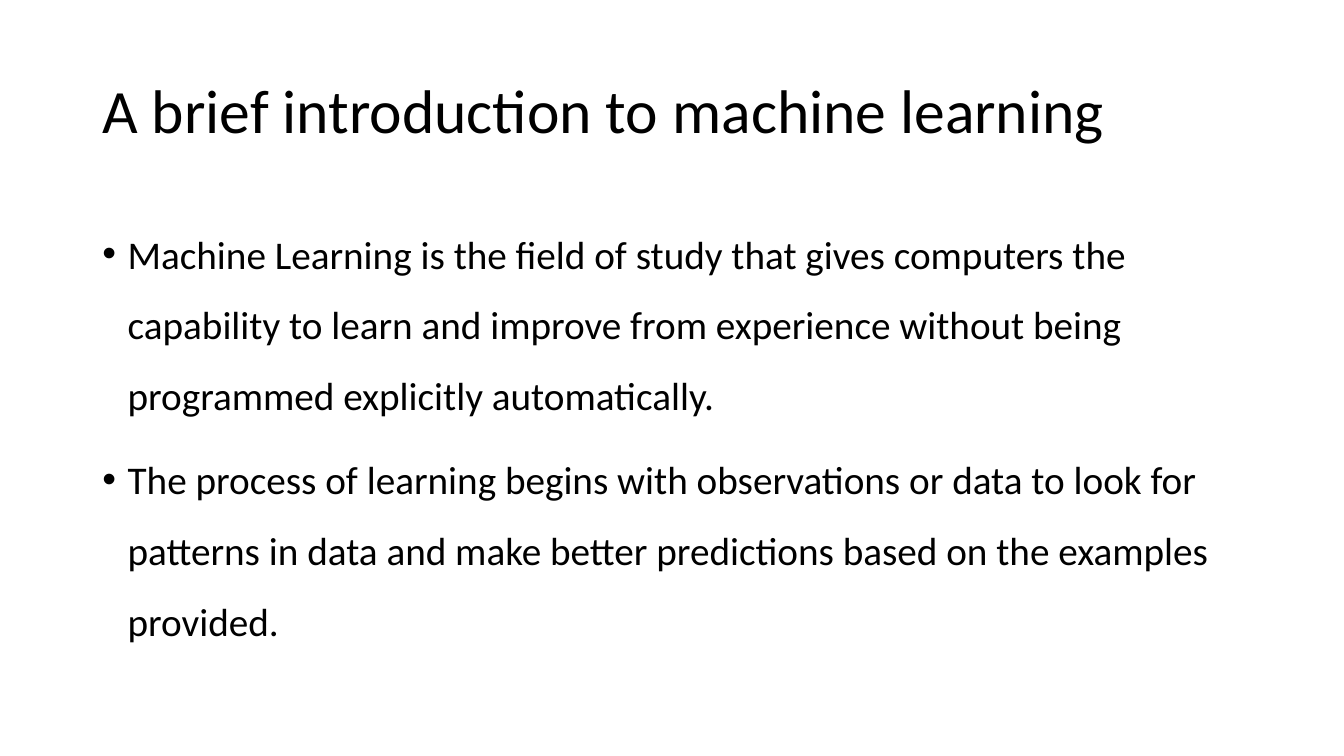
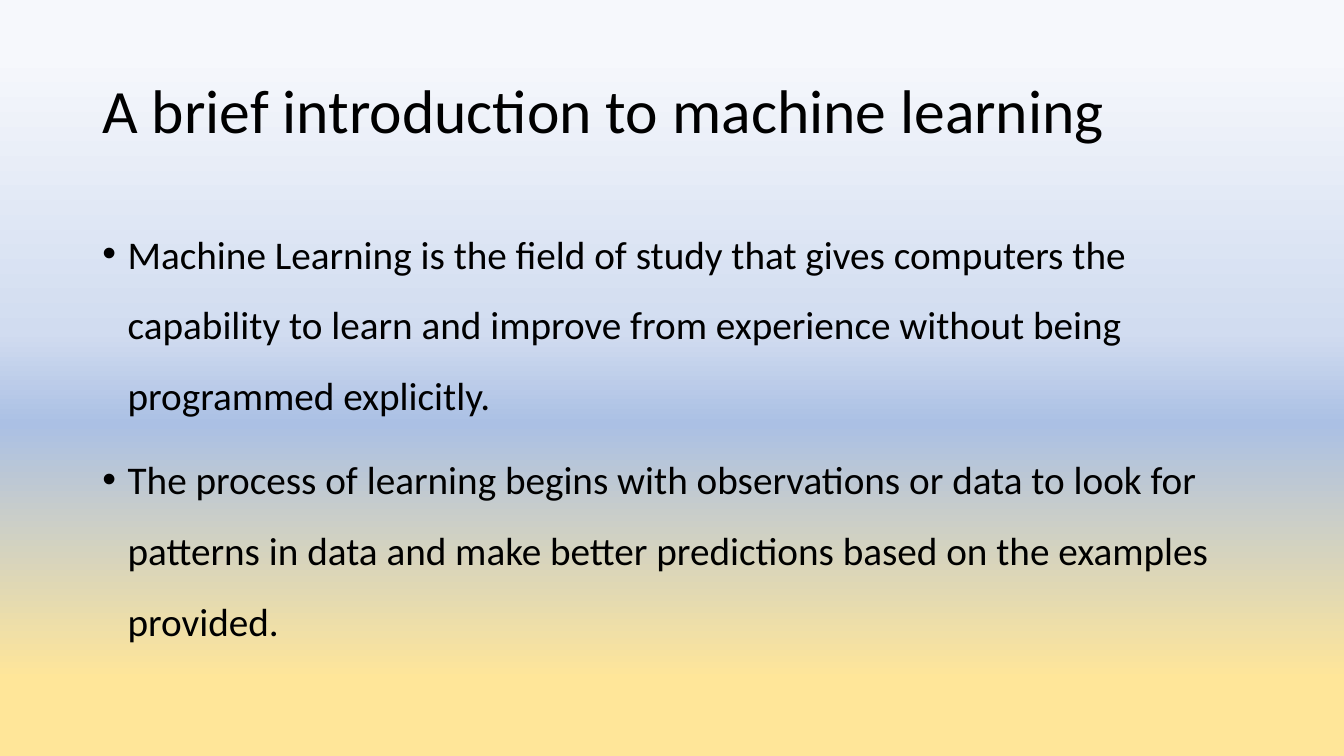
Before and after one commit to anujshr15/-MINOR-PROJECT--Intrusion-Detection-System-, a slide deck: slide 7 of Minor Project presentation.pptx. Drawn at 1344x756 pixels with LibreOffice and Linux fonts; fonts in the diff are those of the drawing. Boxes give left, top, right and bottom in pixels: in the first picture for what was removed or moved away, otherwise in the second. Text is boxed around its words. In the diff, an @@ line names an element or a change of style, - is before the commit and + after.

```diff
--- a/Minor Project presentation.pptx
+++ b/Minor Project presentation.pptx
@@ background #FFFFFF to gradient #F6F8FC to #D1DCF0 to #ABC0E4 to #FFE699 @@
@@ text at (128, 241, 1125, 417): text changed @@
-• Machine Learning is the field of study that gives computers the capability to learn and improve from experience without being programmed explicitly automatically.
+• Machine Learning is the field of study that gives computers the capability to learn and improve from experience without being programmed explicitly.
```
Also in this commit, not shown: 41 other slides changed, 6 slides added, 1 slide removed, 1 other file.
